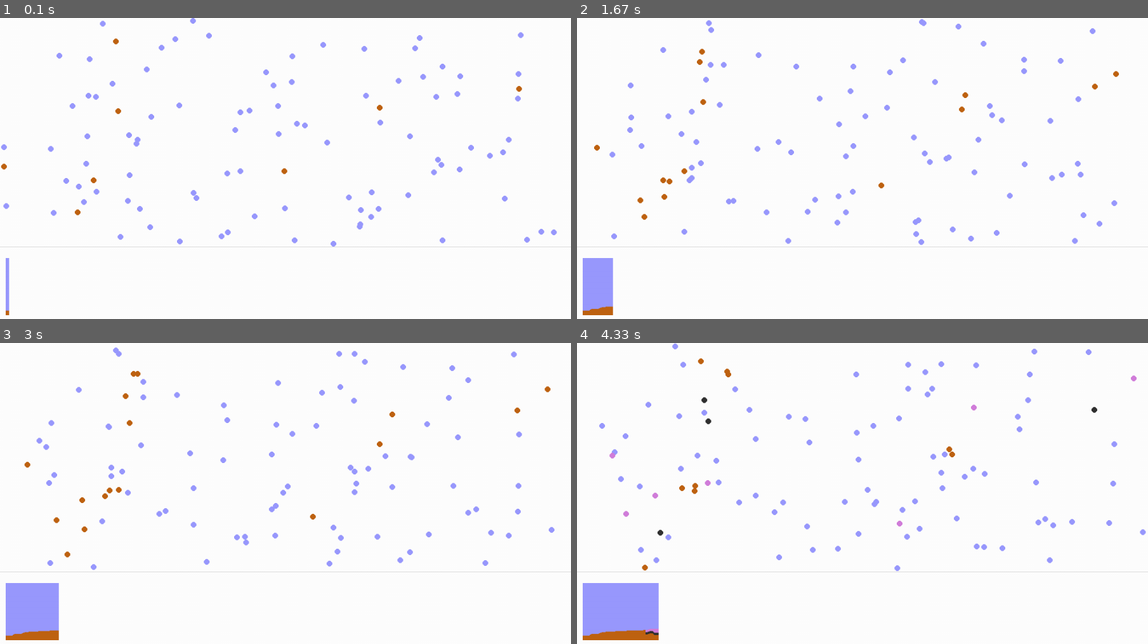
Above: before the commit, frames 1-4 (two rows, left to right).
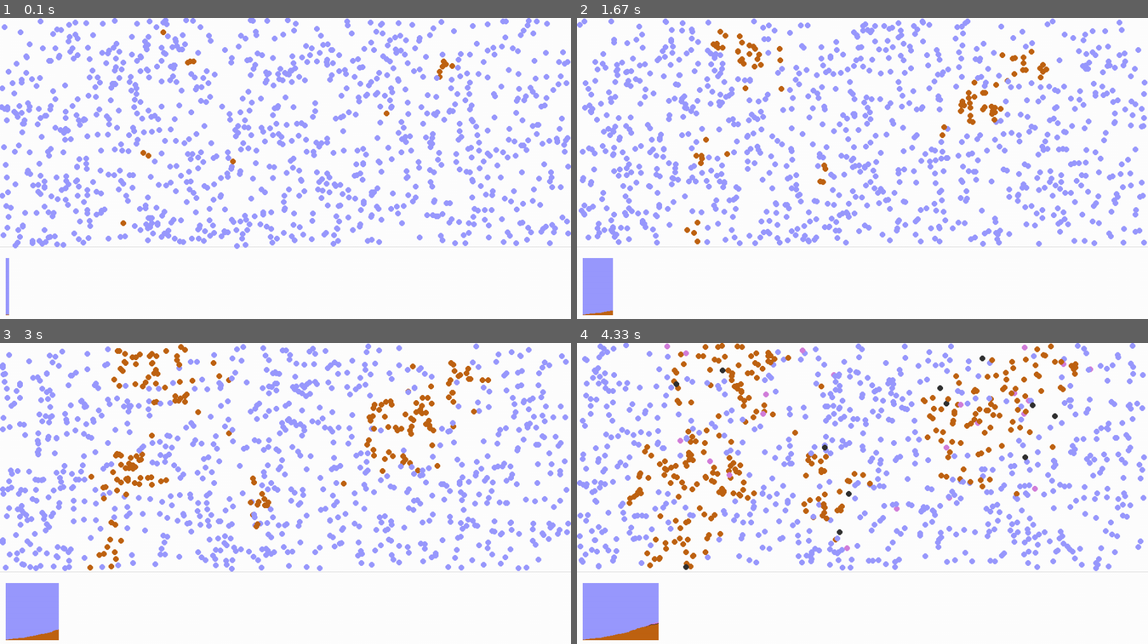
Above: after the commit, the same moments.

Repository: dansarno/pygame-pandemic-simulation
Game: pygame game, started from animation/animation.py
Same seed, same stepped clock (60 frames per second), same inputs: the game is played once before the commit and once after it.
Inputs:
- Up to frame 1 (0.1 s): no input
- Up to frame 2 (1.67 s): no input
- Up to frame 3 (3 s): tap Enter every 0.33 s from 1.83 to 2.83 s
- Up to frame 4 (4.33 s): tap Enter every 0.33 s from 3.17 to 4.17 s

The runs differ from the first frame. In frame 1, 13% of the frame differs, in the area x 0-100%, y 0-99%; in frame 2, 14%; in frame 3, 16%; in frame 4, 16%.

Commit message:
Implemented and tested quadtree

Diff:
--- a/animation/config.yaml
+++ b/animation/config.yaml
@@ -1,12 +1,12 @@
 pandemic:
-  collision_detection: 'selective'  # basic or selective
+  collision_detection: 'quadtree'  # basic or selective or quadtree
   at_risk_age: 80
 
 environment:
   dimensions: [1000, 400]
 
 people:
-  number: 100
+  number: 1000
   initially_infected: 8
   radius: 5 # int
   age_range: [0, 100]
@@ -24,15 +24,15 @@
     frame_limit: [100, 250]
 
 events:
-  - enable: yes
+  - enable: no
     type: 'social distancing'
     frame_trigger:
       frame: 100
-  - enable: yes
+  - enable: no
     type: 'lockdown'
     frame_trigger:
       frame: 400
-  - enable: yes
+  - enable: no
     type: 'normal'
     frame_trigger:
       frame: 600
--- a/animation/population.py
+++ b/animation/population.py
@@ -2,6 +2,7 @@
 import math
 import health
 import tools
+import quadtree
 
 
 class Person:
@@ -45,6 +46,12 @@
         self.pos = np.random.rand(2) * self.box.dimensions
         self.vector = np.array([tools.random_between([-1, 1]), tools.random_between([-1, 1])]) * self.status.speed
 
+    def __repr__(self):
+        return f"Person: ({self.pos[0]}, {self.pos[1]})"
+
+    def __str__(self):
+        return f"A {self.status.status} person at ({self.pos[0]}, {self.pos[1]})"
+
     def behaviour_change(self, new_speed):
         """A change in the way the individual acts. For example, a change of speed due to government advice."""
         self._var_speed = new_speed
@@ -156,7 +163,7 @@
         if self.pos[1] + self.size >= self.box.dimensions[1]:
             self.vector[1] = np.abs(self.vector[1]) * -1
 
-    def collide(self, population, mode='basic'):
+    def collide(self, population, mode='basic', qtree=None):
         """
         Changes the health status of a person to infected if they come into contact with someone who is infected.
 
@@ -198,6 +205,23 @@
                         if distance < self.size + other.size:
                             self.infection()
                             other.num_infected_by_me += 1
+
+        elif mode == 'quadtree':
+            region = quadtree.Rectangle(self.pos[0], self.pos[1], self.size, self.size)
+            neighbours = qtree.query(region)
+            for neighbour in neighbours:
+                other = neighbour.data
+                if self is not other:
+                    delta = self.pos - other.pos
+                    distance = math.hypot(delta[0], delta[1])
+                    if distance < self.size + other.size:
+                        if self.status == health.infected and other.status == health.healthy:
+                            other.infection()
+                            self.num_infected_by_me += 1
+                        if self.status == health.healthy and other.status == health.infected:
+                            self.infection()
+                            other.num_infected_by_me += 1
+
         else:
             pass
             # TODO raise error here is mode is not recognised
@@ -323,12 +347,19 @@
         None
 
         """
+        qtree = quadtree.Quadtree(quadtree.Rectangle(self.box.dimensions[0] / 2,
+                                                     self.box.dimensions[1] / 2,
+                                                     self.box.dimensions[0] / 2,
+                                                     self.box.dimensions[1] / 2))
         for person in self.persons:
             person.checkup(age_lim)
             person.government_advice(frame, events)
             person.move()
             person.boundary()
-            person.collide(self.persons, mode=mode_string)
+            qtree.insert(quadtree.Point(person.pos[0], person.pos[1], person))
+
+        for person in self.persons:
+            person.collide(self.persons, mode=mode_string, qtree=qtree)
 
     def test_population(self):
         """
--- a/animation/quadtree.py
+++ b/animation/quadtree.py
@@ -20,10 +20,10 @@
         return self.left < point.x < self.right and self.top < point.y < self.bottom
 
     def intersects(self, other):
-        return not (self.left > other.right or
-                    self.right < other.edge or
-                    self.top > other.bottom or
-                    self.bottom < other.top)
+        return not (other.left > self.right or
+                    other.right < self.left or
+                    other.top > self.bottom or
+                    other.bottom < self.top)
 
 
 class Quadtree:
@@ -38,15 +38,14 @@
         self.se = None
 
     def subdivide(self):
-        if not self.nw:
-            x = self.boundary.x
-            y = self.boundary.y
-            half_w = self.boundary.w / 2
-            half_h = self.boundary.h / 2
-            self.nw = Quadtree(Rectangle(x - half_w, y - half_h, half_w, half_h))
-            self.ne = Quadtree(Rectangle(x + half_w, y - half_h, half_w, half_h))
-            self.sw = Quadtree(Rectangle(x - half_w, y + half_h, half_w, half_h))
-            self.se = Quadtree(Rectangle(x - half_w, y + half_h, half_w, half_h))
+        x = self.boundary.x
+        y = self.boundary.y
+        half_w = self.boundary.w / 2
+        half_h = self.boundary.h / 2
+        self.nw = Quadtree(Rectangle(x - half_w, y - half_h, half_w, half_h))
+        self.ne = Quadtree(Rectangle(x + half_w, y - half_h, half_w, half_h))
+        self.sw = Quadtree(Rectangle(x - half_w, y + half_h, half_w, half_h))
+        self.se = Quadtree(Rectangle(x - half_w, y + half_h, half_w, half_h))
 
     def insert(self, point):
         if not self.boundary.contains(point):
